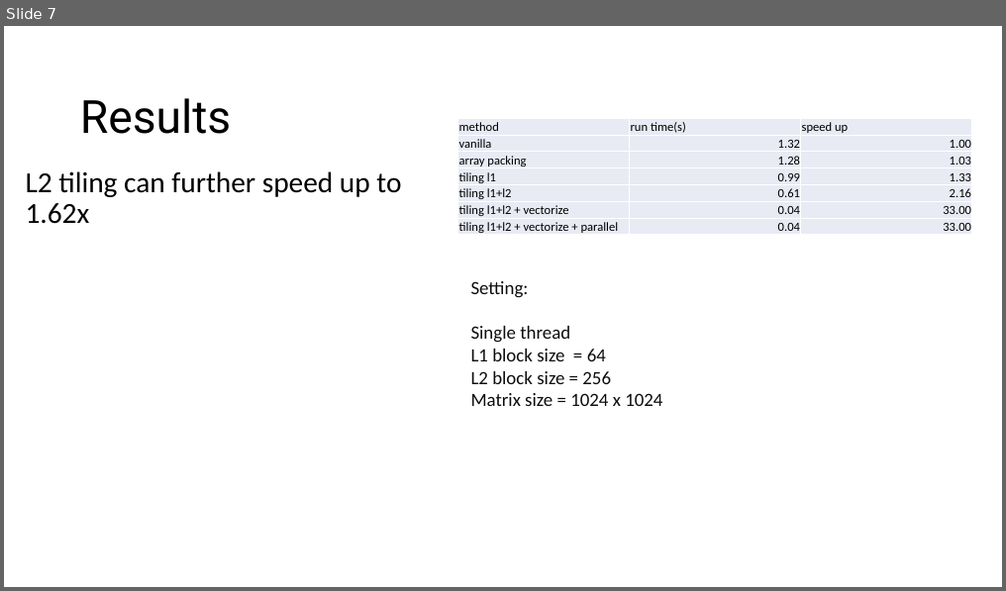
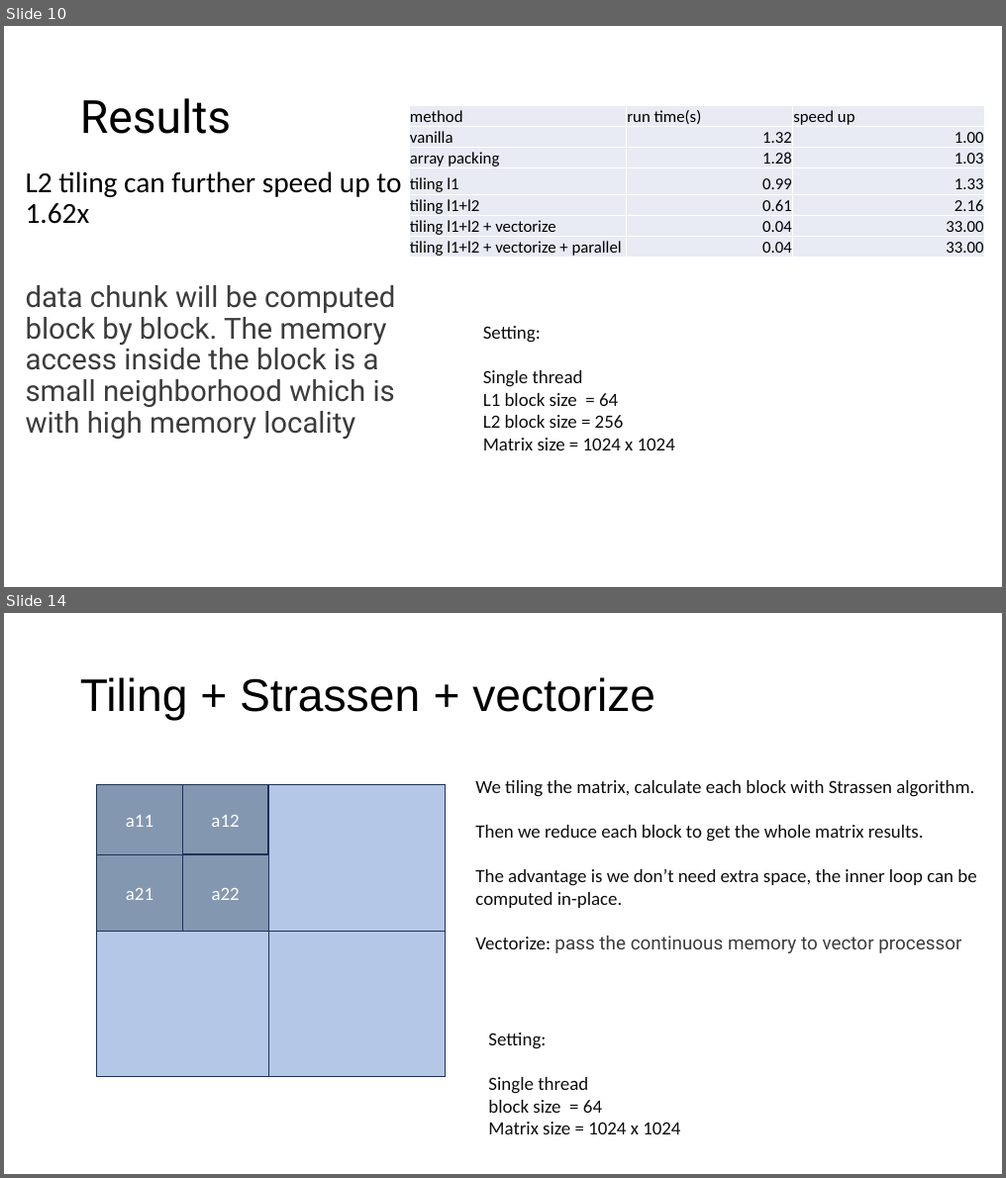
Before and after one commit to LukeLIN-web/CS345, a slide deck: project/midterm.pptx. Shown one above the other, each under a label of ours: slide 7 before the commit, slides 10 and 14 after it; the slides between them are not shown. The pictures are 1006x591 and 1006x1178 pixels, drawn with LibreOffice and Linux fonts; fonts in the diff are those of the drawing. Boxes give left, top, right and bottom in pixels: in the first picture for what was removed or moved away, otherwise in the second. Text is boxed around its words. In the diff, an @@ line names an element or a change of style, - is before the commit and + after.

```diff
--- a/project/midterm.pptx
+++ b/project/midterm.pptx
@@ slide 14 added at (4, 613, 1002, 1174), background #FFFFFF @@
@@ title added at (80, 677, 655, 721), 44 pt, text #000000 @@
+Tiling + Strassen + vectorize
@@ rectangle added at (97, 785, 269, 932), fill #B4C7E7, outline #1E3256 1 pt @@
@@ rectangle added at (97, 785, 183, 855), fill #8497B0, outline #1E3256 1 pt, 18 pt, text #FFFFFF @@
+a11
@@ rectangle added at (182, 784, 268, 854), fill #8497B0, outline #1E3256 1 pt, 18 pt, text #FFFFFF @@
+a12
@@ rectangle added at (268, 785, 445, 932), fill #B4C7E7, outline #1E3256 1 pt @@
@@ text added at (475, 780, 976, 954), 18 pt, text #0D0D0D @@
+We tiling the matrix, calculate each block with Strassen algorithm.
+Then we reduce each block to get the whole matrix results.
+The advantage is we don’t need extra space, the inner loop can be computed in-place.
+Vectorize: pass the continuous memory to vector processor
@@ rectangle added at (97, 855, 183, 932), fill #8497B0, outline #1E3256 1 pt, 18 pt, text #FFFFFF @@
+a21
@@ rectangle added at (182, 855, 268, 932), fill #8497B0, outline #1E3256 1 pt, 18 pt, text #FFFFFF @@
+a22
@@ rectangle added at (97, 932, 269, 1078), fill #B4C7E7, outline #1E3256 1 pt @@
@@ rectangle added at (268, 932, 445, 1077), fill #B4C7E7, outline #1E3256 1 pt @@
@@ text added at (488, 1033, 680, 1135), 18 pt, text #0D0D0D @@
+Setting:
+Single thread
+block size = 64
+Matrix size = 1024 x 1024
@@ what was slide 7 is now slide 10 @@
@@ slide 10 changed as well @@
@@ table at (409, 106, 984, 260) @@
@@ size 12 to 16 pt @@
@@ table: place and size @@
-table at (458, 118, 973, 237)
+table at (409, 106, 984, 260)
@@ text at (26, 285, 395, 440): paragraph added @@
+data chunk will be computed block by block. The memory access inside the block is a small neighborhood which is with high memory locality
@@ text "Setting:": place and size @@
-text "Setting:" at (471, 281, 662, 406)
+text "Setting:" at (483, 326, 675, 451)
```
Also in this commit, not shown: 6 other slides changed, 6 other slides added, 1 slide removed, 2 other files.
